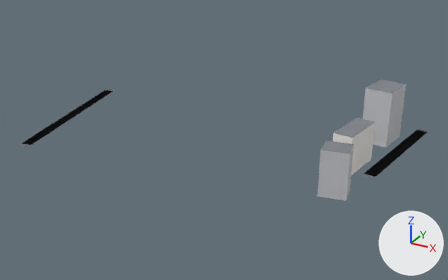
One commit to the glTF model apps/client/public/cities/moscow_synth/tiles/-4_-1.glb: the scene before it, then after it.
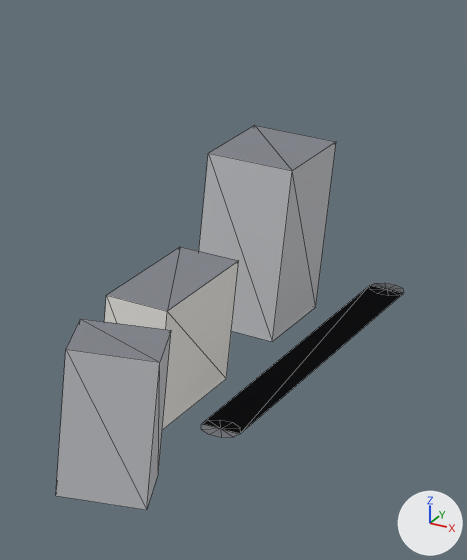
Each version is shown whole from a 50 mm camera at (-682.0, -193.0, 177.0) aimed at (-876.0, 160.0, 0.0), then close up on the part from 67% to 100% of the width and 14% to 77% of the height. Lighting does not change. The marker at lower right points along +X, +Y and +Z. The older version's two pictures come first. The close-ups show mesh edges as thin lines. Vertices at exactly the same position are counted once.
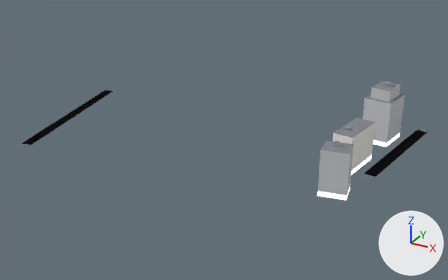
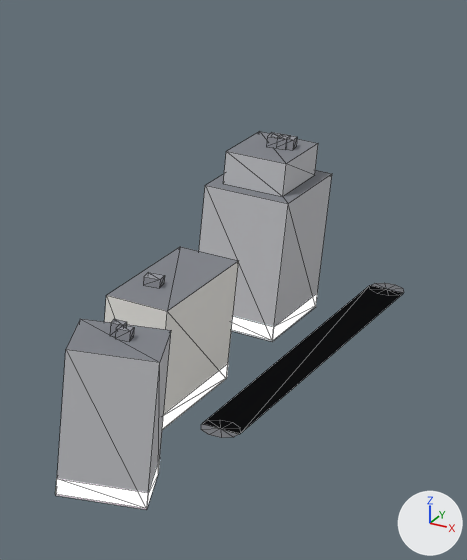
Location of each change, [x1, y1, x2, y2] in pixels of the close-ups (467 x 560 px):
'Mesh_0', reshaped
    before: [56, 125, 404, 510]
    after: [55, 131, 404, 510]
part 1 of me_mesh_0, added
    after: [223, 131, 318, 197]
part 2 of me_mesh_0, reshaped
    before: [209, 125, 336, 170]
    after: [55, 132, 332, 509]

Patch to the scene script:
```diff
--- a/apps/client/public/cities/moscow_synth/tiles/-4_-1.glb.py
+++ b/apps/client/public/cities/moscow_synth/tiles/-4_-1.glb.py
@@ mat_shop @@
+mat_shop = bpy.data.materials.new('shop')
+mat_shop.use_nodes = True; mat_shop.node_tree.nodes.clear()
+_N = mat_shop.node_tree.nodes; _L = mat_shop.node_tree.links
+n0 = _N.new('ShaderNodeBsdfPrincipled'); n0.name = 'Principled BSDF'
+n0.inputs[28].default_value = 1.0  # 'Emission Strength'
+n1 = _N.new('ShaderNodeOutputMaterial'); n1.name = 'Material Output'
+n2 = _N.new('ShaderNodeVertexColor'); n2.name = 'Color Attribute'
+_L.new(n0.outputs[0], n1.inputs[0])  # 'BSDF' to 'Surface'
+_L.new(n2.outputs[0], n0.inputs[0])  # 'Color' to 'Base Color'
@@ me_mesh_0 @@
 # used by ob_mesh_0; location = (0.0, 0.0, 0.0)
-me_mesh_0.from_pydata(...)  # 76 vertices, 74 faces; spans x -1018.0..-753.0, y 84.0..248.0, z 0.0..39.0
+me_mesh_0.from_pydata(...)  # 172 vertices, 164 faces; spans x -1018.0..-753.0, y 84.0..248.0, z 0.0..42.0
+# me_mesh_0 part 1: the loose piece of 8 vertices spanning x -791.0..-769.0, y 202.0..229.0, z 0.0..39.0 is copied, and the copy is scaled about its middle by (0.72, 0.72, 0.188), then moved by (0.0, 0.0, 16.0); it spans x -788.0..-772.0, y 206.0..225.0, z 32.0..39.0
+# me_mesh_0 part 2
+# 4 vertices in x -791.0..-769.0, y 202.0..229.0, z 39.0 move by (0.0, 0.0, -7.0)
+# 68 vertices are added at x -793.0..-768.0, y 114.0..229.0, z 0.0..42.0
+# 20 new vertices lie (0.0, 0.0, 4.0) away from vertices in x -793.0..-768.0, y 114.0..229.0, z 0.0
+# 60 new faces join them, mat_roof
+# 20 new faces join them, mat_shop
 me_mesh_0.materials.append(mat_road)
@@ me_mesh_0 @@
 me_mesh_0.materials.append(mat_roof)
+me_mesh_0.materials.append(mat_shop)
```
